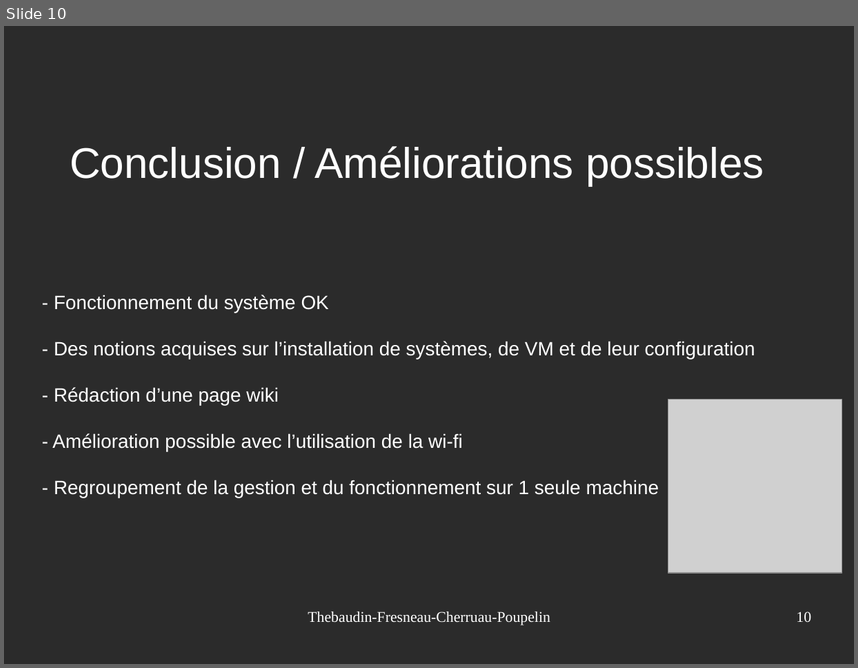
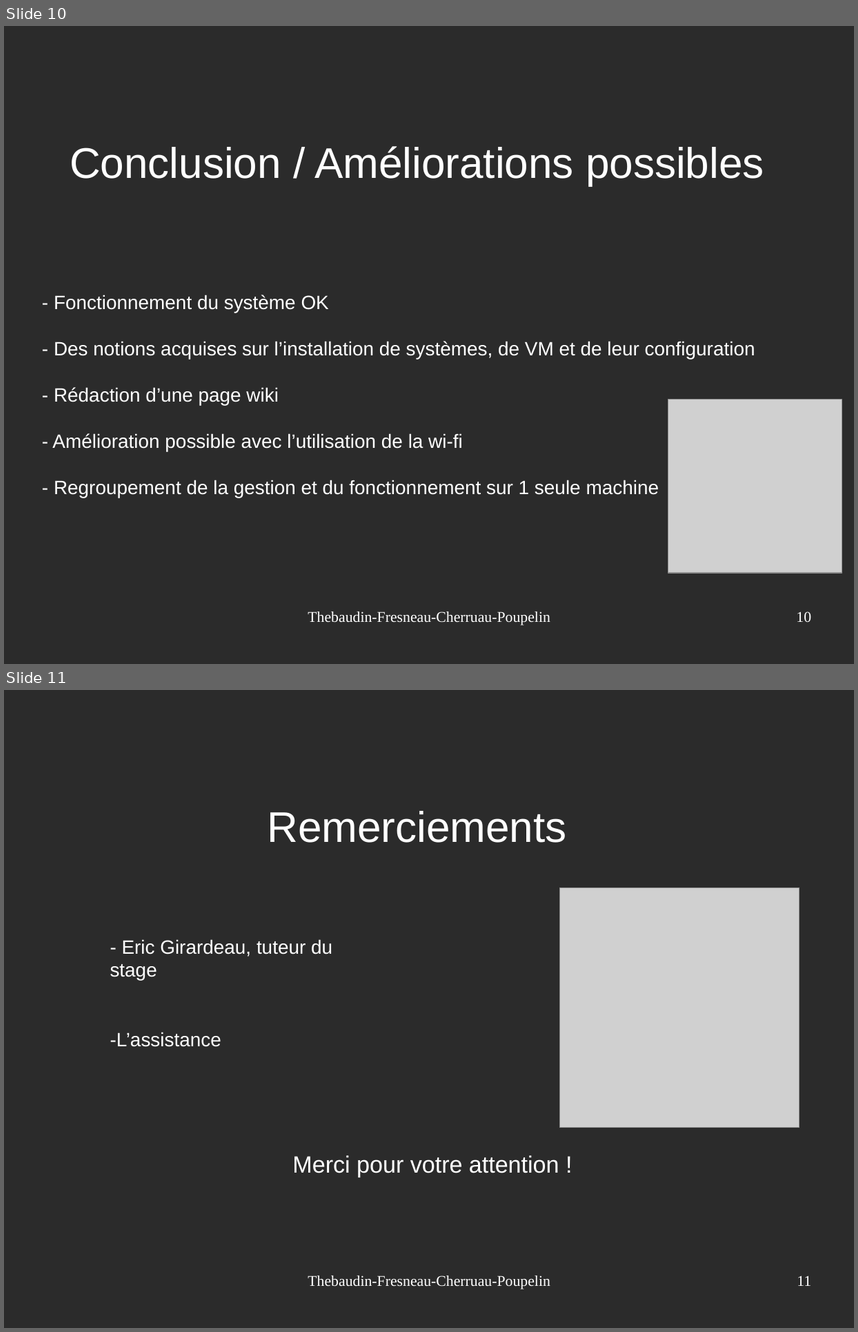
Before and after one commit to acherruau/projet2, a slide deck: Présentation_ProjetTuteuré.odp. Shown one above the other, each under a label of ours: slide 10 before the commit, slides 10 and 11 after it. The pictures are 858x668 and 858x1332 pixels, drawn with LibreOffice and Linux fonts; fonts in the diff are those of the drawing; grey boxes stand for pictures; background and template pictures are left out; a plain dark background stands for a picture behind light text. Boxes give left, top, right and bottom in pixels: in the first picture for what was removed or moved away, otherwise in the second. Text is boxed around its words. In the diff, an @@ line names an element or a change of style, - is before the commit and + after.

```diff
--- a/Présentation_ProjetTuteuré.odp
+++ b/Présentation_ProjetTuteuré.odp
@@ slide 11 added at bbox=[4, 690, 854, 1328], background picture (left out) @@
@@ title added at bbox=[267, 811, 566, 842], 40 pt, text #FFFFFF @@
+Remerciements
@@ picture added at bbox=[560, 887, 800, 1127] @@
@@ text added at bbox=[110, 939, 332, 1047], 18 pt, text #FFFFFF @@
+- Eric Girardeau, tuteur du stage
+-L’assistance
@@ text added at bbox=[292, 1155, 559, 1177], 22 pt, text #FFFFFF @@
+Merci pour votre attention !
@@ text added at bbox=[308, 1275, 550, 1289], 14 pt, text #FFFFFF @@
+Thebaudin-Fresneau-Cherruau-Poupelin
@@ page number added at bbox=[797, 1275, 811, 1285], 14 pt, text #FFFFFF @@
+11
```
Also in this commit, not shown: 3 slides changed.
